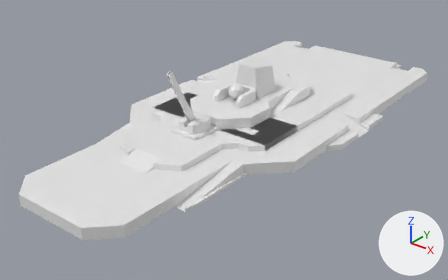
What one commit did to the FBX model Assets/Model/landship2.fbx.
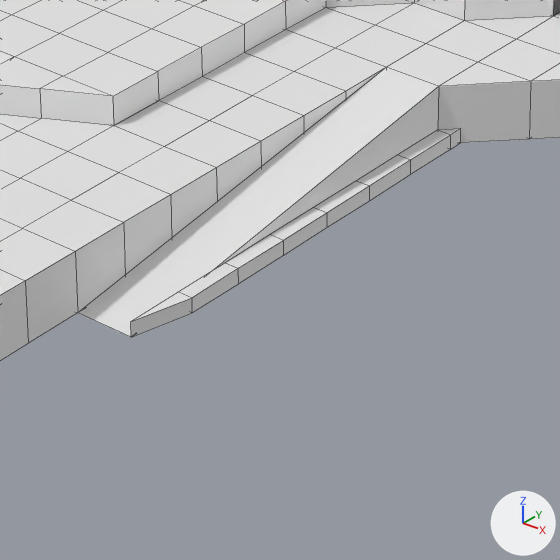
The first picture shows the older version from a 50 mm camera at (819.0, -1182.0, 610.0) aimed at (-3.0, -155.0, -26.0). The close-ups show the older and then the newer version on the part from 36% to 59% of the width and 53% to 91% of the height of that picture. Only the edits that show in the close-ups are written down. The axes (+X, +Y, +Z) are drawn at lower right. The lights are the same throughout. The close-ups show mesh edges as thin lines. Objects named as collision shapes, trigger or cutter boxes, shadow casters or lower levels of detail are left out. Where no turn or scale is listed for an object, it has been applied to the vertices. Vertices at exactly the same position are counted once.
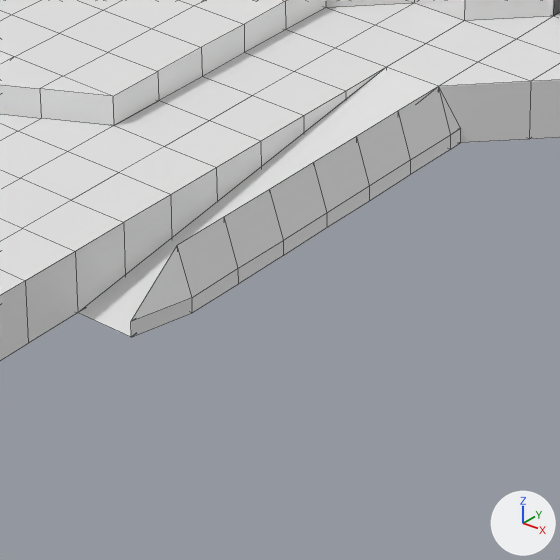
The change in detail:
me_cube_055 is used by ob_hidenwall_l; location (0.0, -469.3, 12.5); rotation (-3.142, 0.0, 0.0), in degrees (-180, 0, 0); scale (-1.0, -1.0, -1.0).
me_cube_055 had 32 vertices, 32 faces and spanned x -169.0..-162.0, y -6.0..176.0, z -13.0..-6.0.
me_cube_055 now has 40 vertices, 40 faces and spans x -169.0..-162.0, y -6.0..176.0, z -13.0..13.0.
Part 1, on me_cube_055:
8 faces are deleted.
1 vertex is added at (-169.0, 176.0, -6.0).
7 new vertices lie (0.0, 0.0, 19.0) away from vertices in x -162.0, y 19.0..169.0, z -6.0.
16 new faces join them.

Where the change shows, as pixel boxes (x1, y1, x2, y2) in the close-ups (560 x 560 px):
'HidenWall_l', reshaped (20% taller): before (131, 128, 461, 337); after (131, 86, 461, 337)
part 1 of me_cube_055, built on: before (132, 128, 461, 321); after (131, 86, 461, 321)
